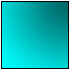
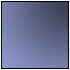
Layer changes from the first 70×70 image to the second:
painted on "Ebene 3" over [left=2, top=2, right=68, bottom=68]
